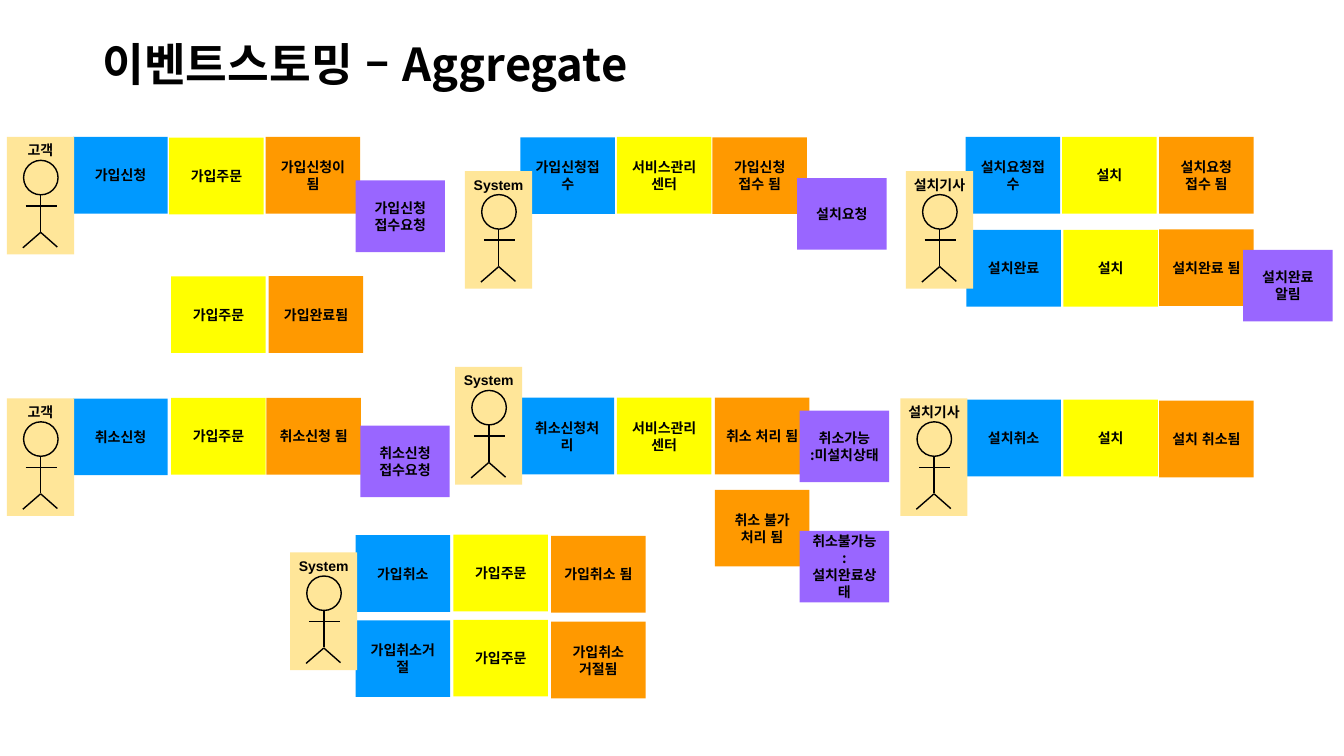
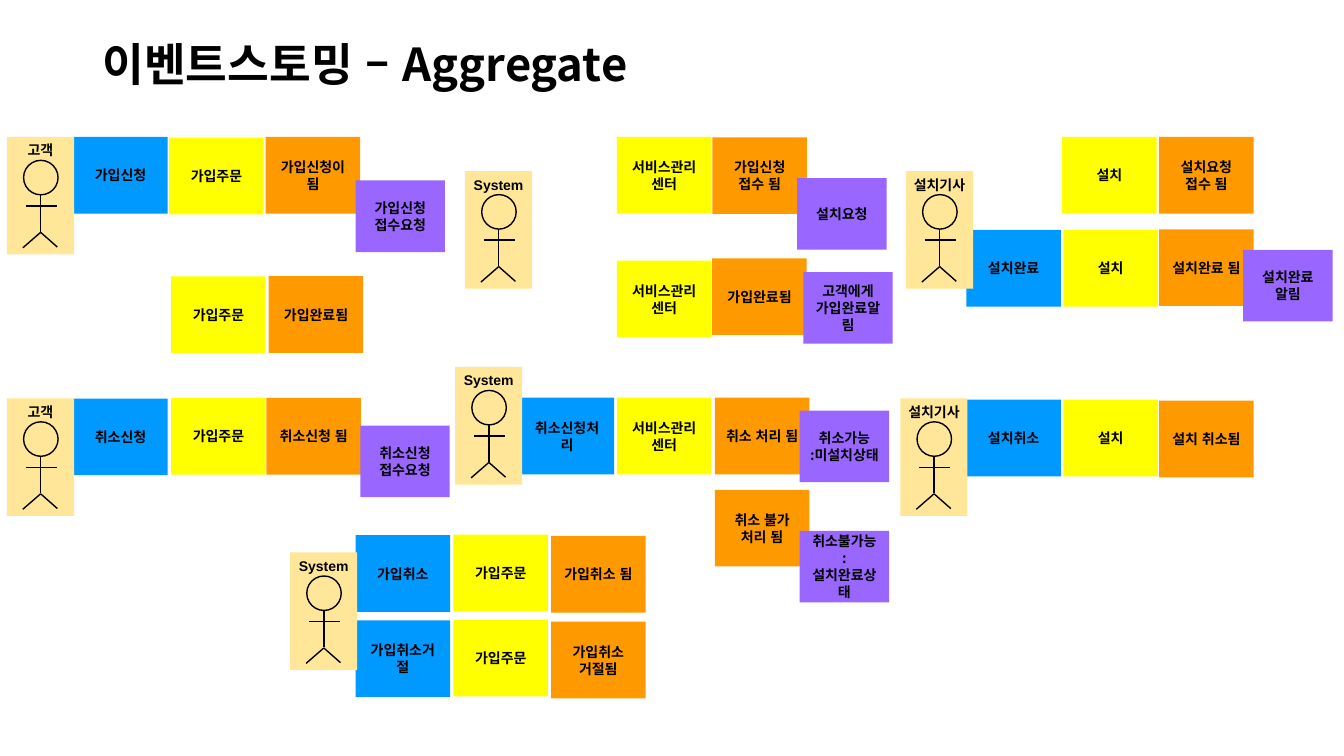
Before and after one commit to jisujin/ipTVShopProject, a slide deck: slide 13 of 실습프로젝트설계_ipTVShopProject.pptx (slide 14 before the commit). Drawn at 1344x756 pixels with LibreOffice and Linux fonts; fonts in the diff are those of the drawing. Boxes give left, top, right and bottom in pixels: in the first picture for what was removed or moved away, otherwise in the second. Text is boxed around its words. In the diff, an @@ line names an element or a change of style, - is before the commit and + after.

```diff
--- a/실습프로젝트설계_ipTVShopProject.pptx
+++ b/실습프로젝트설계_ipTVShopProject.pptx
@@ rectangle removed at <box>520,137,615,214</box> @@
-가입신청접수
@@ rectangle removed at <box>966,137,1061,214</box> @@
-설치요청접수
@@ rectangle added at <box>617,261,712,338</box>, fill #FFFF00, 10 pt, text #000000, bold @@
+서비스관리센터
@@ rectangle added at <box>713,258,808,335</box>, fill #FF9900, 10 pt, text #000000, bold @@
+가입완료됨
@@ rectangle added at <box>804,272,893,344</box>, fill #9966FF, 10 pt, text #000000, bold @@
+고객에게 가입완료알림
```
Also in this commit, not shown: 8 other slides changed, 9 slides added, 5 slides removed.
